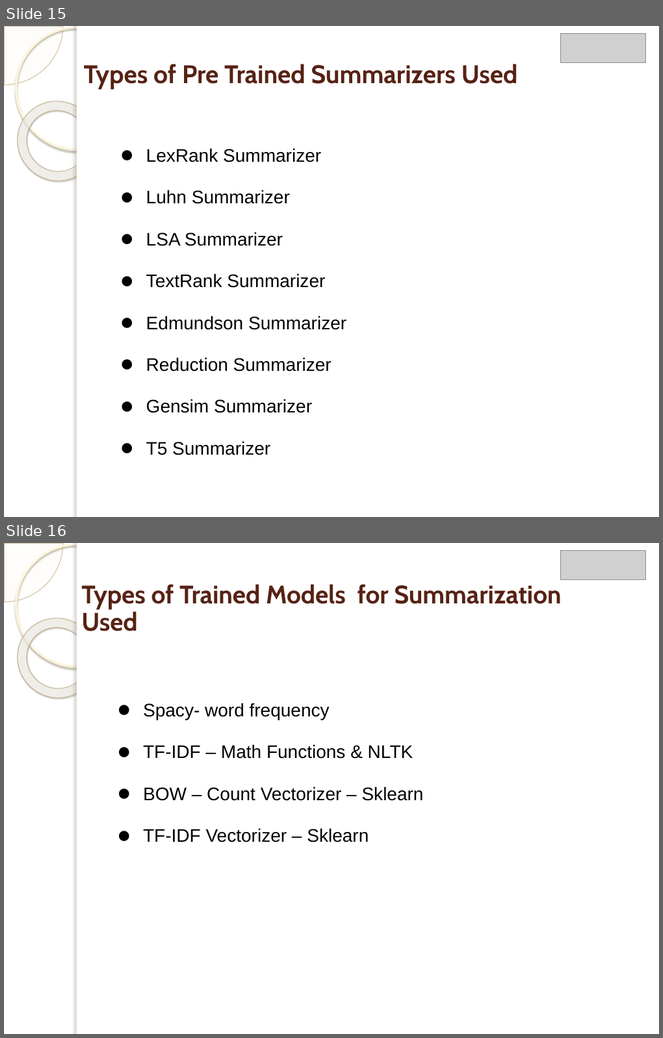
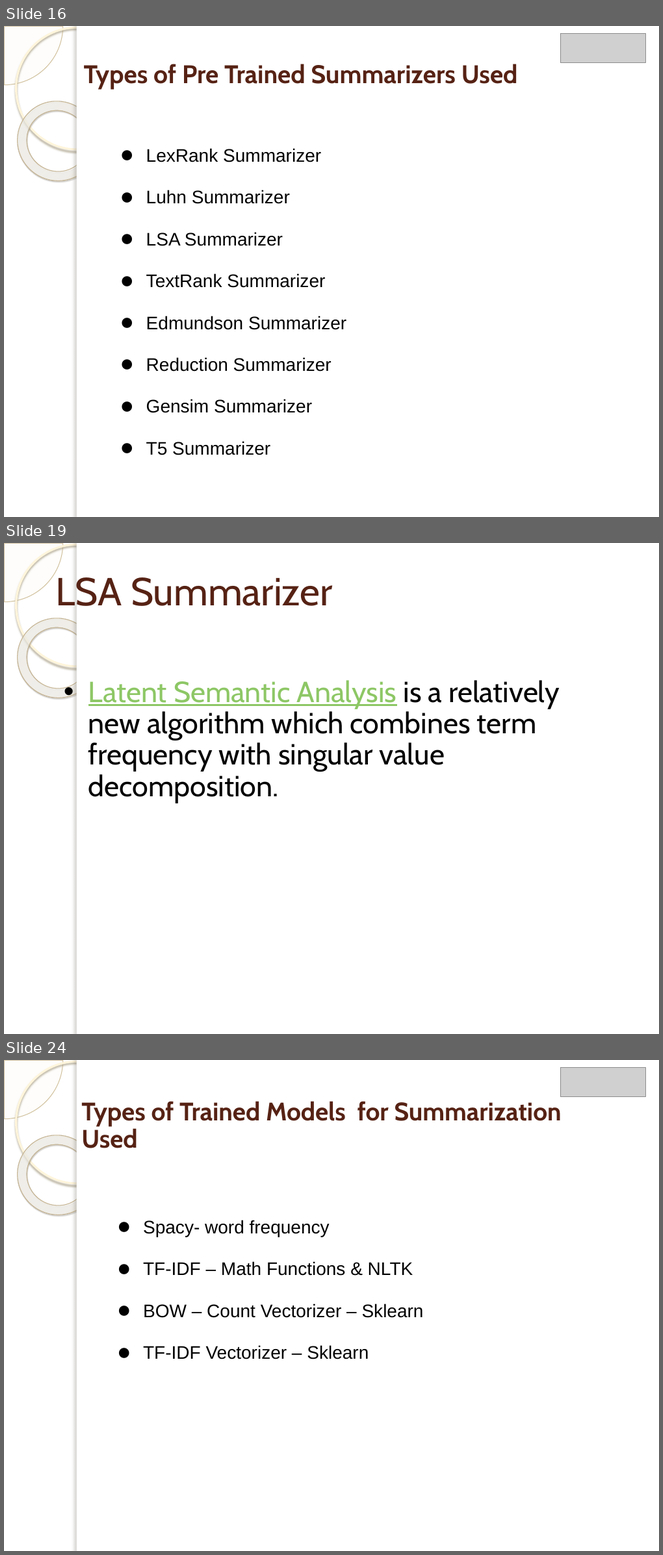
Before and after one commit to Manan-Malhotra-VFX/Data-Science, a slide deck: Project/Final Project.pptx. Shown one above the other, each under a label of ours: slides 15 and 16 before the commit, slides 16, 19 and 24 after it; the slides between them are not shown. The pictures are 663x1038 and 663x1555 pixels, drawn with LibreOffice and Linux fonts; fonts in the diff are those of the drawing; grey boxes stand for pictures; background and template pictures are left out. Boxes give left, top, right and bottom in pixels: in the first picture for what was removed or moved away, otherwise in the second. Text is boxed around its words. In the diff, an @@ line names an element or a change of style, - is before the commit and + after.

```diff
--- a/Project/Final Project.pptx
+++ b/Project/Final Project.pptx
@@ slide 19 added at (x1=4, y1=543, x2=659, y2=1034), background picture (left out); not listed: 5 template elements that a slide beside it also shows @@
@@ title added at (x1=55, y1=577, x2=332, y2=606), 43 pt, text #562214 @@
+LSA Summarizer
@@ text added at (x1=88, y1=680, x2=559, y2=803), 32 pt, text #000000 @@
+• Latent Semantic Analysis is a relatively new algorithm which combines term frequency with singular value decomposition.
@@ what was slide 15 is now slide 16 @@
@@ what was slide 16 is now slide 24 @@
```
Also in this commit, not shown: 1 slide changed, 8 other slides added, 1 slide removed, 1 other file.
